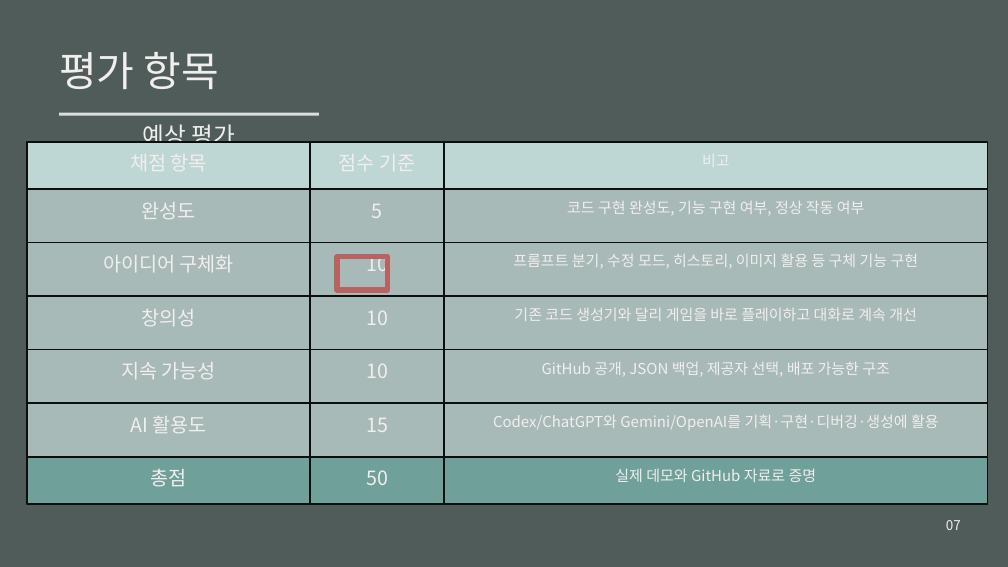
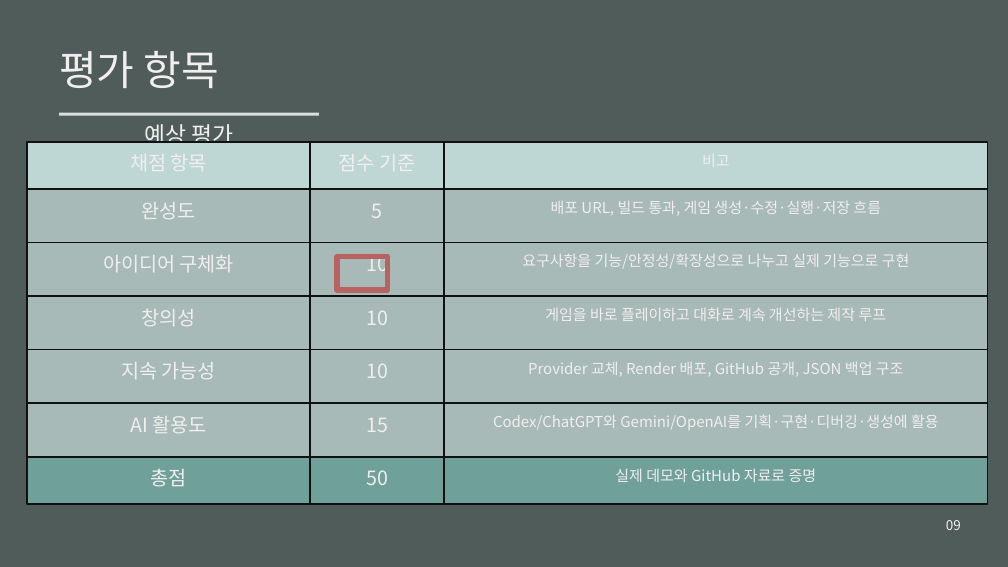
Before and after one commit to pleto333/ai-mini-game-maker, a slide deck: slide 9 of presentations/ai-mini-game-maker-presentation.pptx (slide 7 before the commit). Drawn at 1008x567 pixels with LibreOffice and Linux fonts; fonts in the diff are those of the drawing. Boxes give left, top, right and bottom in pixels: in the first picture for what was removed or moved away, otherwise in the second. Text is boxed around its words. In the diff, an @@ line names an element or a change of style, - is before the commit and + after.

```diff
--- a/presentations/ai-mini-game-maker-presentation.pptx
+++ b/presentations/ai-mini-game-maker-presentation.pptx
@@ text "예상 평가" at (x1=144, y1=124, x2=234, y2=149): size 22.5 to 21.8 pt @@
@@ text at (x1=551, y1=201, x2=881, y2=215): text changed @@
-코드 구현 완성도, 기능 구현 여부, 정상 작동 여부
+배포 URL, 빌드 통과, 게임 생성·수정·실행·저장 흐름
@@ text at (x1=522, y1=254, x2=910, y2=268): text changed @@
-프롬프트 분기, 수정 모드, 히스토리, 이미지 활용 등 구체 기능 구현
+요구사항을 기능/안정성/확장성으로 나누고 실제 기능으로 구현
@@ text at (x1=545, y1=308, x2=887, y2=321): text changed @@
-기존 코드 생성기와 달리 게임을 바로 플레이하고 대화로 계속 개선
+게임을 바로 플레이하고 대화로 계속 개선하는 제작 루프
@@ text at (x1=528, y1=362, x2=904, y2=376): text changed @@
-GitHub 공개, JSON 백업, 제공자 선택, 배포 가능한 구조
+Provider 교체, Render 배포, GitHub 공개, JSON 백업 구조
@@ outline #0D0F0E 1.5 pt to #111111 1.5 pt in 6 elements at (x1=26, y1=142, x2=310, y2=189), (x1=445, y1=189, x2=988, y2=243), (x1=445, y1=243, x2=988, y2=296), (x1=445, y1=296, x2=988, y2=350), (x1=445, y1=349, x2=988, y2=403), (x1=445, y1=457, x2=988, y2=504) @@
@@ text at (x1=946, y1=520, x2=961, y2=530): text changed @@
-07
+09
```
Also in this commit, not shown: 5 other slides changed, 4 slides added, 2 slides removed, 2 other files.
